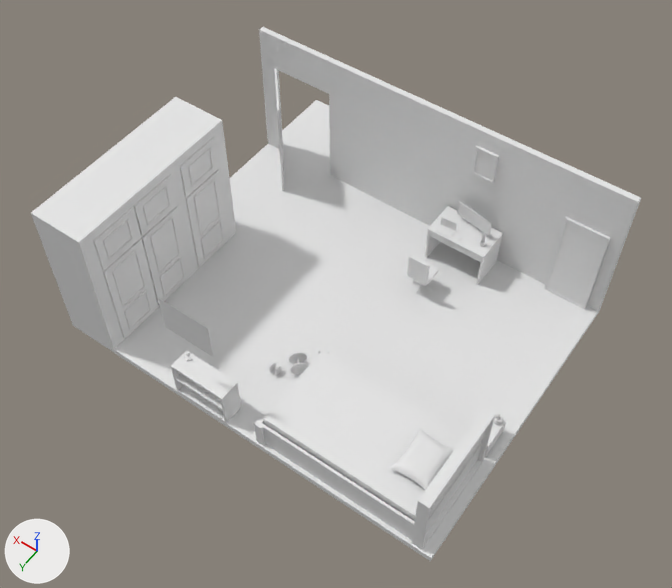
The glTF model static/room.glb as it was, and as the next commit left it.
Both versions are drawn from a 50 mm camera at (-7.79, 11.05, 17.32) aimed at (-0.05, 0.21, 0.28). Every picture has the same lights, and +X, +Y and +Z are marked at lower left. Where no turn or scale is listed for an object, it has been applied to the vertices. Vertices at the same position are counted once.

Script lines for the objects in view, before the commit:
```python
me_cube = bpy.data.meshes.new('Cube')
me_cube.from_pydata(...)  # 9965 vertices, 18086 faces; spans x -7.25..0.3, y -0.28..8.02, z -1.52..1.82
me_cube_002 = bpy.data.meshes.new('Cube.002')
me_cube_002.from_pydata(...)  # 1732 vertices, 2330 faces; spans x -2.41..7.74, y -8.67..1.26, z -0.8..3.17
me_plane_003 = bpy.data.meshes.new('Plane.003')
me_plane_003.from_pydata([(-0.636, 0.0, -0.477), (0.636, 0.0, -0.477), (-0.636, 0.0, 0.477), (0.636, 0.0, 0.477)], [], [(0, 1, 3), (0, 3, 2)])
ob_cube = bpy.data.objects.new('Cube', me_cube)
ob_cube.location = (2.46, -4.16, 0.79)
ob_cube_001 = bpy.data.objects.new('Cube.001', me_cube_002)
ob_cube_001.location = (-2.65, 2.69, -0.09)
ob_eminemback = bpy.data.objects.new('eminemBack', me_plane_003)
ob_eminemback.location = (0.99, 3.9, 2.25)
# also in view: 'Cube.028' at (0.01, -3.76, 1.17); 'mirror' at (-4.21, -3.6, 0.52); 'Cube.008' at (-1.55, 0.15, 0.24)
```
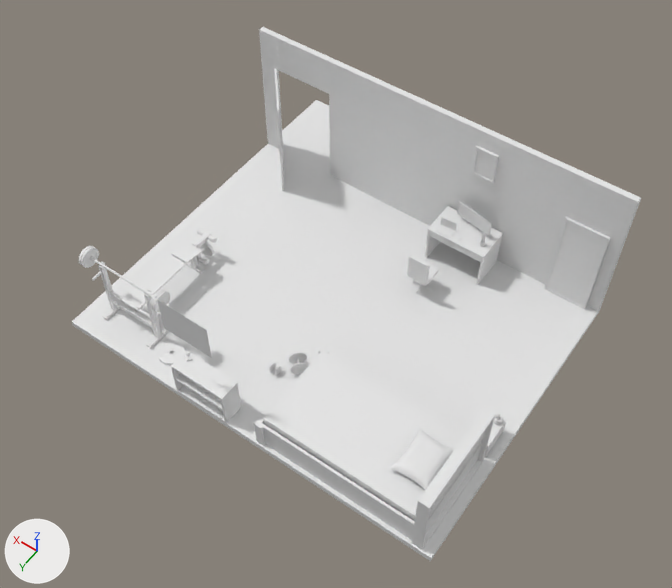
What differs and where, as boxes [x1, y1, x2, y2] in the pictures (672 x 588 px):
'Cube.001', reshaped (7% narrower)
    before: [31, 69, 601, 561]
    after: [72, 69, 601, 561]
'eminemBack', moved
    before: [159, 299, 213, 357]
    after: [157, 300, 211, 357]
part 1 of me_cube_002, added
    after: [153, 291, 170, 312]
part 2 of me_cube_002, added
    after: [200, 241, 214, 257]
part 3 of me_cube_002, added
    after: [150, 289, 165, 310]
part 4 of me_cube_002, added
    after: [81, 247, 99, 268]
part 5 of me_cube_002, added
    after: [79, 246, 93, 265]
part 6 of me_cube_002, added
    after: [90, 257, 169, 306]
part 7 of me_cube_002, added
    after: [158, 341, 185, 365]
part 8 of me_cube_002, deleted
    before: [31, 97, 236, 339]
part 9 of me_cube_002, deleted
    before: [32, 100, 431, 561]
'eminem', unchanged, uncovered by the edit
    before: [163, 301, 213, 355]
    after: [92, 229, 217, 358]

The change, as a diff of the scene's bpy script:
```diff
--- a/static/room.glb.py
+++ b/static/room.glb.py
@@ me_cube_002 @@
 # used by ob_cube_001; location = (-2.65, 2.69, -0.09)
-me_cube_002.from_pydata(...)  # 1732 vertices, 2330 faces; spans x -2.41..7.74, y -8.67..1.26, z -0.8..3.17
+me_cube_002.from_pydata(...)  # 2160 vertices, 3296 faces; spans x -2.41..7.74, y -8.67..1.26, z -0.8..2.17
+# me_cube_002 part 1: a new loose piece of 120 vertices spanning x 5.25..5.31, y 0.14..0.65, z 0.84..1.35
+# me_cube_002 part 2: a new loose piece of 120 vertices spanning x 6.16..6.69, y -2.22..-2.14, z -0.55..-0.03
+# me_cube_002 part 3: a new loose piece of 120 vertices spanning x 5.32..5.38, y 0.14..0.65, z 0.84..1.35
+# me_cube_002 part 4: a new loose piece of 120 vertices spanning x 7.44..7.51, y 0.14..0.65, z 0.84..1.35
+# me_cube_002 part 5: a new loose piece of 120 vertices spanning x 7.51..7.58, y 0.14..0.65, z 0.84..1.35
+# me_cube_002 part 6: a new loose piece of 120 vertices spanning x 5.1..7.73, y 0.36..0.43, z 1.06..1.13
+# me_cube_002 part 7: a new loose piece of 80 vertices spanning x 4.82..5.45, y 0.25..0.88, z -0.64..-0.56
+# me_cube_002 part 8: 41 loose pieces with 340 vertices, spanning x 6.27..7.74, y -3.26..1.26, z -0.64..3.17, are deleted
+# me_cube_002 part 9: 32 vertices removed from x 6.27..7.74, y -3.23..1.26, z -0.64..3.11
@@ ob_eminemback @@
 ob_eminemback = bpy.data.objects.new('eminemBack', me_plane_003)
-ob_eminemback.location = (0.99, 3.9, 2.25)
+ob_eminemback.location = (0.99, 3.94, 2.25)
```
